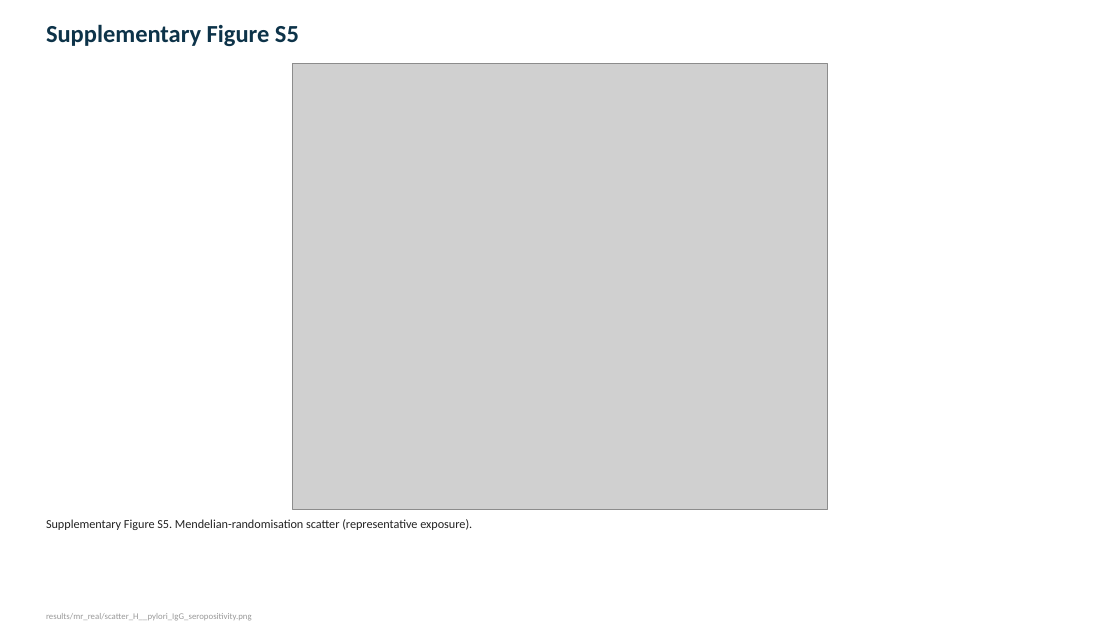
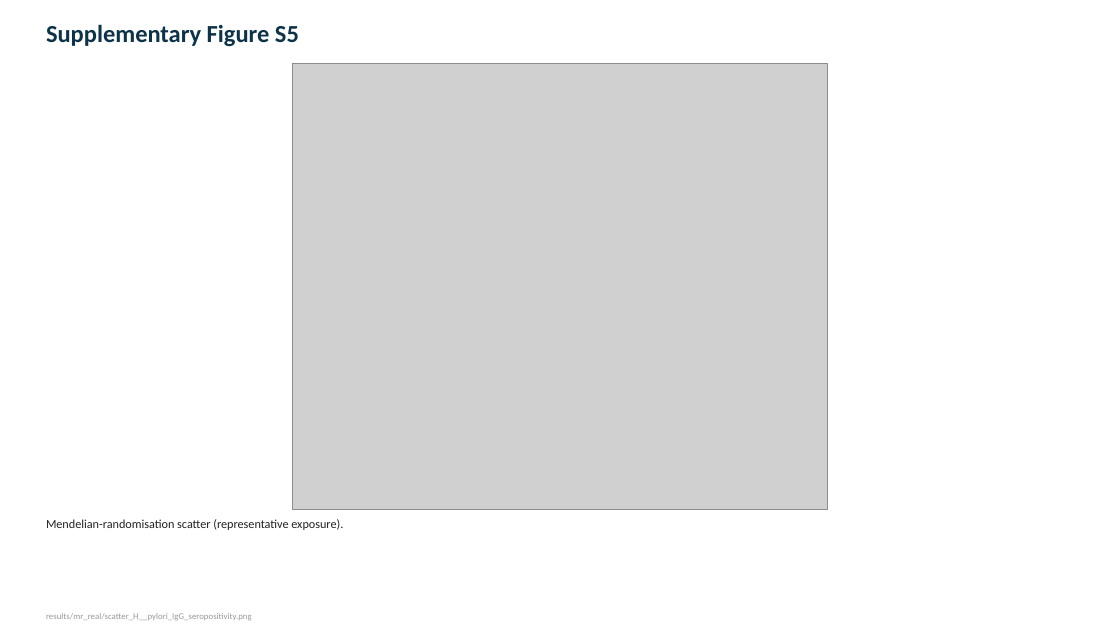
Before and after one commit to sreyacv1/GASTRIC-CANCER, a slide deck: slide 14 of FIGURES.pptx. Drawn at 1120x630 pixels with LibreOffice and Linux fonts; fonts in the diff are those of the drawing; grey boxes stand for pictures. Boxes give left, top, right and bottom in pixels: in the first picture for what was removed or moved away, otherwise in the second. Text is boxed around its words. In the diff, an @@ line names an element or a change of style, - is before the commit and + after.

Commit message:
Sequential figure numbering without letter suffixes; correct S8 caption to CD8 correlation

```diff
--- a/FIGURES.pptx
+++ b/FIGURES.pptx
@@ text at (46, 519, 343, 530): text changed @@
-Supplementary Figure S5. Mendelian-randomisation scatter (representative exposure).
+Mendelian-randomisation scatter (representative exposure).
```
Also in this commit, not shown: 28 other slides changed, 1 slide removed, 2 other files.
